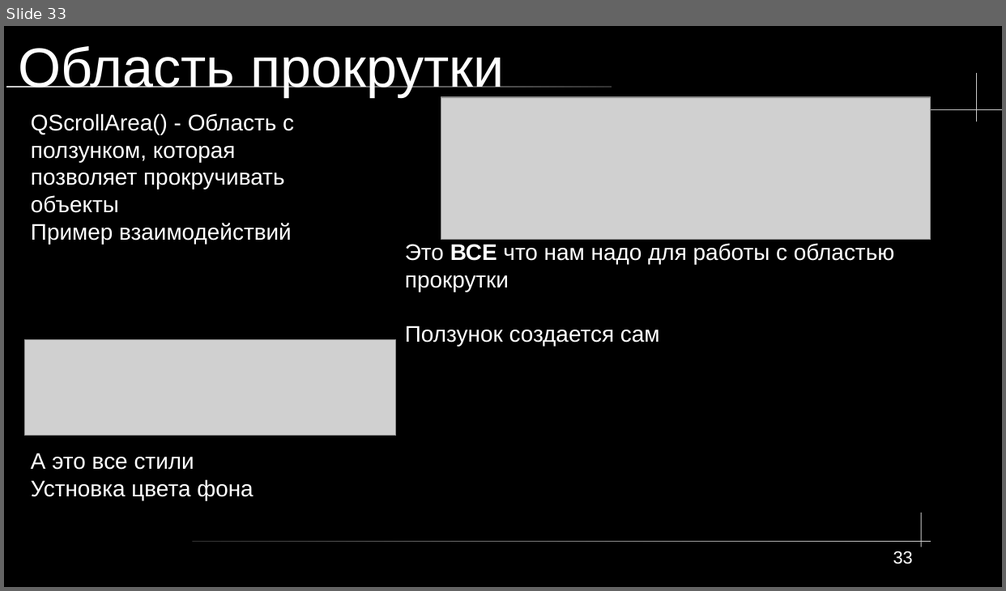
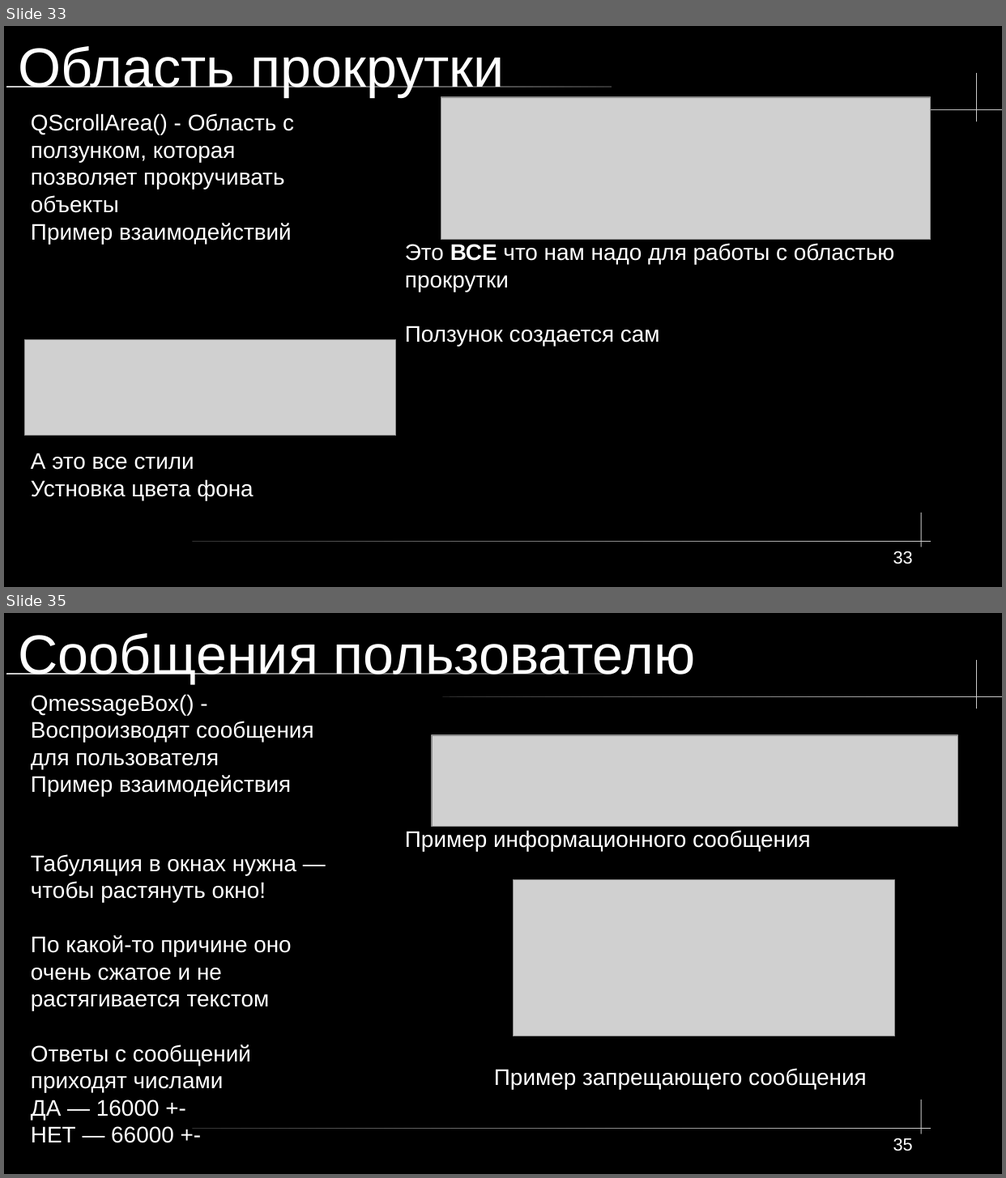
Before and after one commit to NikoFan/demka_on_fckn_pyside6, a slide deck: ПРЕЗЕНТАЦИИ/УП Презентация 1.odp. Shown one above the other, each under a label of ours: slide 33 before the commit, slides 33 and 35 after it; the slides between them are not shown. The pictures are 1006x591 and 1006x1178 pixels, drawn with LibreOffice and Linux fonts; fonts in the diff are those of the drawing; grey boxes stand for pictures. Boxes give left, top, right and bottom in pixels: in the first picture for what was removed or moved away, otherwise in the second. Text is boxed around its words. In the diff, an @@ line names an element or a change of style, - is before the commit and + after.

```diff
--- a/ПРЕЗЕНТАЦИИ/УП Презентация 1.odp
+++ b/ПРЕЗЕНТАЦИИ/УП Презентация 1.odp
@@ slide 35 added at bbox=[4, 613, 1002, 1174], background #000000; not listed: 5 template elements that a slide beside it also shows @@
@@ title added at bbox=[19, 633, 696, 684], 44 pt, text #FFFFFF @@
+Сообщения пользователю
@@ text added at bbox=[31, 694, 314, 797], 18 pt, text #FFFFFF @@
+QmessageBox() - Воспроизводят сообщения для пользователя
+Пример взаимодействия
@@ picture added at bbox=[432, 735, 957, 827] @@
@@ text added at bbox=[405, 830, 811, 852], 18 pt, text #FFFFFF @@
+Пример информационного сообщения
@@ text added at bbox=[31, 854, 296, 1144], 18 pt, text #FFFFFF @@
+Табуляция в окнах нужна — чтобы растянуть окно!
+По какой-то причине оно очень сжатое и не растягивается текстом
+Ответы с сообщений приходят числами
+ДА — 16000 +-
+НЕТ — 66000 +-
@@ picture added at bbox=[513, 880, 895, 1037] @@
@@ text added at bbox=[494, 1068, 867, 1089], 18 pt, text #FFFFFF @@
+Пример запрещающего сообщения
@@ page number added at bbox=[893, 1139, 913, 1152], 14 pt, text #FFFFFF @@
+35
```
Also in this commit, not shown: 1 slide changed, 1 other slide added, 2 other files.
